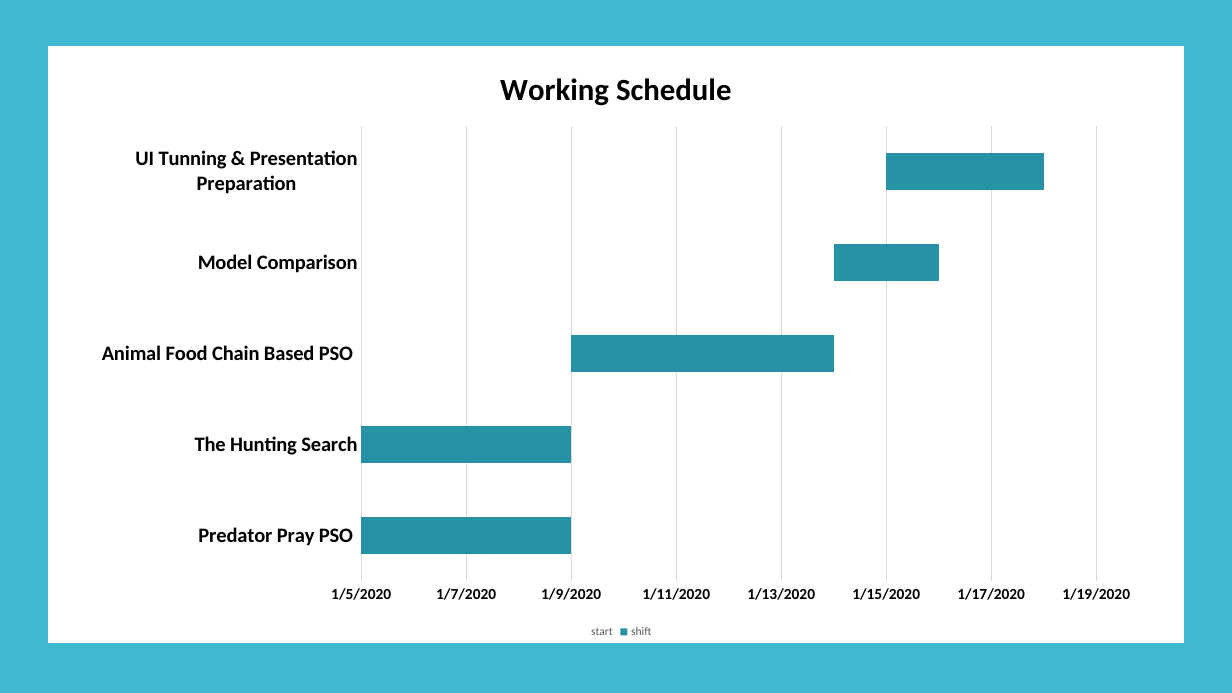
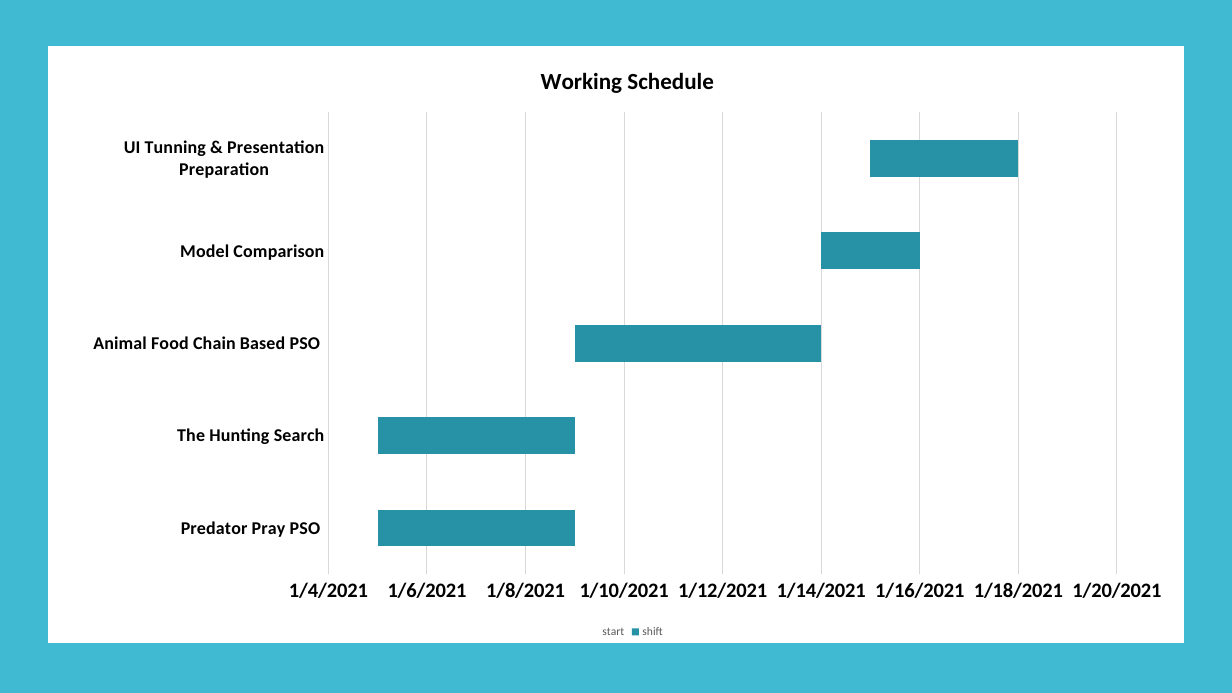
Before and after one commit to chaoannricardo/softComputing, a slide deck: slide 9 of FinalProject/ProjectPreview_AnimalFoodChainBasedParticleSwarmOptimization.pptx. Drawn at 1232x693 pixels with LibreOffice and Linux fonts; fonts in the diff are those of the drawing. Boxes give left, top, right and bottom in pixels: in the first picture for what was removed or moved away, otherwise in the second. Text is boxed around its words. In the diff, an @@ line names an element or a change of style, - is before the commit and + after.

Commit message:
[up] start constructing final project

```diff
--- a/FinalProject/ProjectPreview_AnimalFoodChainBasedParticleSwarmOptimization.pptx
+++ b/FinalProject/ProjectPreview_AnimalFoodChainBasedParticleSwarmOptimization.pptx
@@ bar stacked chart at [71,46,1184,642] @@
-start: 43835, 43835, 43839, 43844, 43845
+start: 44201, 44201, 44205, 44210, 44211
@@ category axis changed @@
@@ value axis changed @@
@@ bar stacked chart: place and size @@
-bar stacked chart at [80,51,1152,642]
+bar stacked chart at [71,46,1184,642]
```
Also in this commit, not shown: 6 other files.
